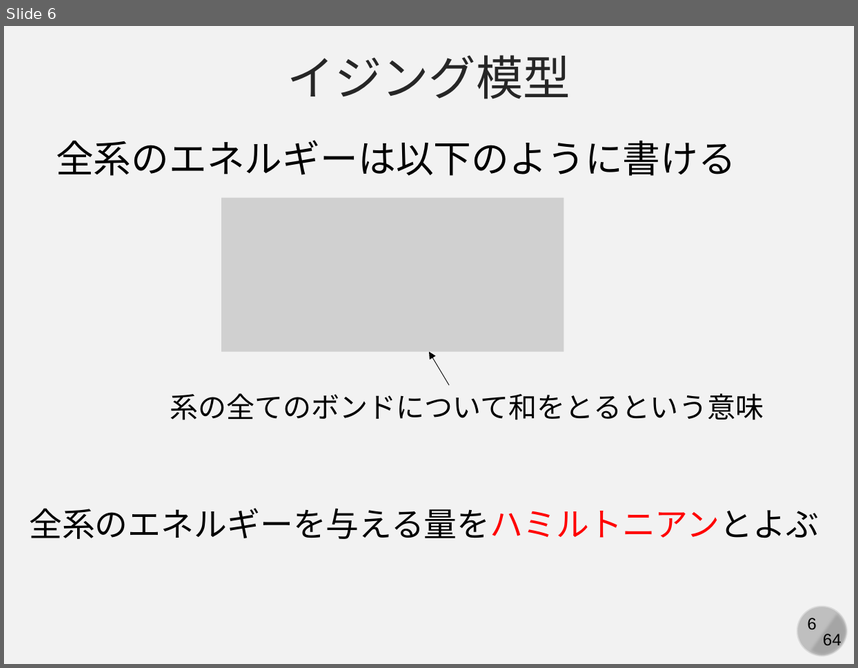
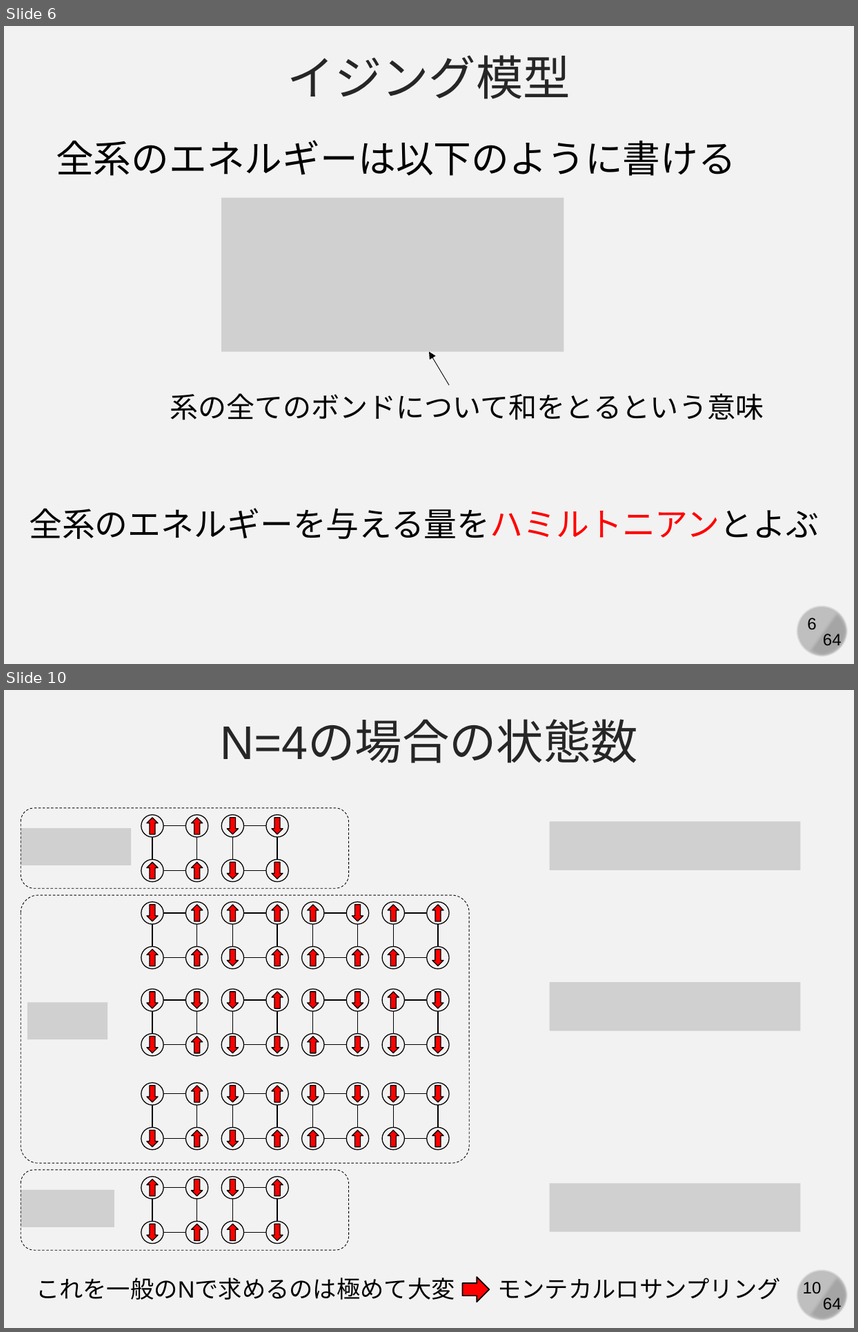
Before and after one commit to kaityo256/simulation_engineering, a slide deck: 04_mc_advanced/simulation04.pptx. Shown one above the other, each under a label of ours: slide 6 before the commit, slides 6 and 10 after it; the slides between them are not shown. The pictures are 858x668 and 858x1332 pixels, drawn with LibreOffice and Linux fonts; fonts in the diff are those of the drawing; grey boxes stand for pictures. Boxes give left, top, right and bottom in pixels: in the first picture for what was removed or moved away, otherwise in the second. Text is boxed around its words. In the diff, an @@ line names an element or a change of style, - is before the commit and + after.

```diff
--- a/04_mc_advanced/simulation04.pptx
+++ b/04_mc_advanced/simulation04.pptx
@@ slide 10 added at (4,690,854,1328), background #F2F2F2; not listed: 4 template elements that a slide beside it also shows @@
@@ text added at (220,721,638,763), 40 pt, text #262626 @@
+N=4の場合の状態数
@@ rounded rectangle added at (21,808,349,888), outline #000000 0.5 pt dashed @@
@@ picture added at (21,828,132,865) @@
@@ group added at (221,815,288,881): 4 ellipses, 4 down arrows, 4 lines @@
@@ picture added at (550,822,800,870) @@
@@ group added at (141,815,208,881): 4 ellipses, 4 down arrows, 4 lines @@
@@ rounded rectangle added at (21,895,470,1163), outline #000000 0.5 pt dashed @@
@@ group added at (141,902,208,969): 4 ellipses, 4 down arrows, 4 lines @@
@@ group added at (221,902,288,969): 4 ellipses, 4 down arrows, 4 lines @@
@@ group added at (301,902,369,969): 4 ellipses, 4 down arrows, 4 lines @@
@@ group added at (382,902,448,969): 4 ellipses, 4 down arrows, 4 lines @@
@@ picture added at (550,983,800,1031) @@
@@ picture added at (27,1002,107,1039) @@
@@ group added at (141,988,208,1056): 4 ellipses, 4 down arrows, 4 lines @@
@@ group added at (221,988,288,1056): 4 ellipses, 4 down arrows, 4 lines @@
@@ group added at (301,988,369,1056): 4 ellipses, 4 down arrows, 4 lines @@
@@ group added at (382,988,448,1056): 4 ellipses, 4 down arrows, 4 lines @@
@@ group added at (221,1083,288,1149): 4 ellipses, 4 down arrows, 4 lines @@
@@ group added at (382,1083,448,1149): 4 ellipses, 4 down arrows, 4 lines @@
@@ group added at (141,1083,208,1149): 4 ellipses, 4 down arrows, 4 lines @@
@@ group added at (301,1083,369,1149): 4 ellipses, 4 down arrows, 4 lines @@
@@ rounded rectangle added at (21,1170,349,1250), outline #000000 0.5 pt dashed @@
@@ picture added at (550,1183,800,1232) @@
@@ picture added at (21,1190,114,1228) @@
@@ group added at (221,1176,288,1243): 4 ellipses, 4 down arrows, 4 lines @@
@@ group added at (141,1176,208,1243): 4 ellipses, 4 down arrows, 4 lines @@
@@ text added at (36,1277,455,1299), 20 pt, text #000000 @@
+これを一般のNで求めるのは極めて大変
@@ right arrow added at (462,1276,488,1301), fill #FF0000, outline #000000 1 pt @@
@@ text added at (497,1277,780,1299), 20 pt, text #000000 @@
+モンテカルロサンプリング
```
Also in this commit, not shown: 3 other slides added.
